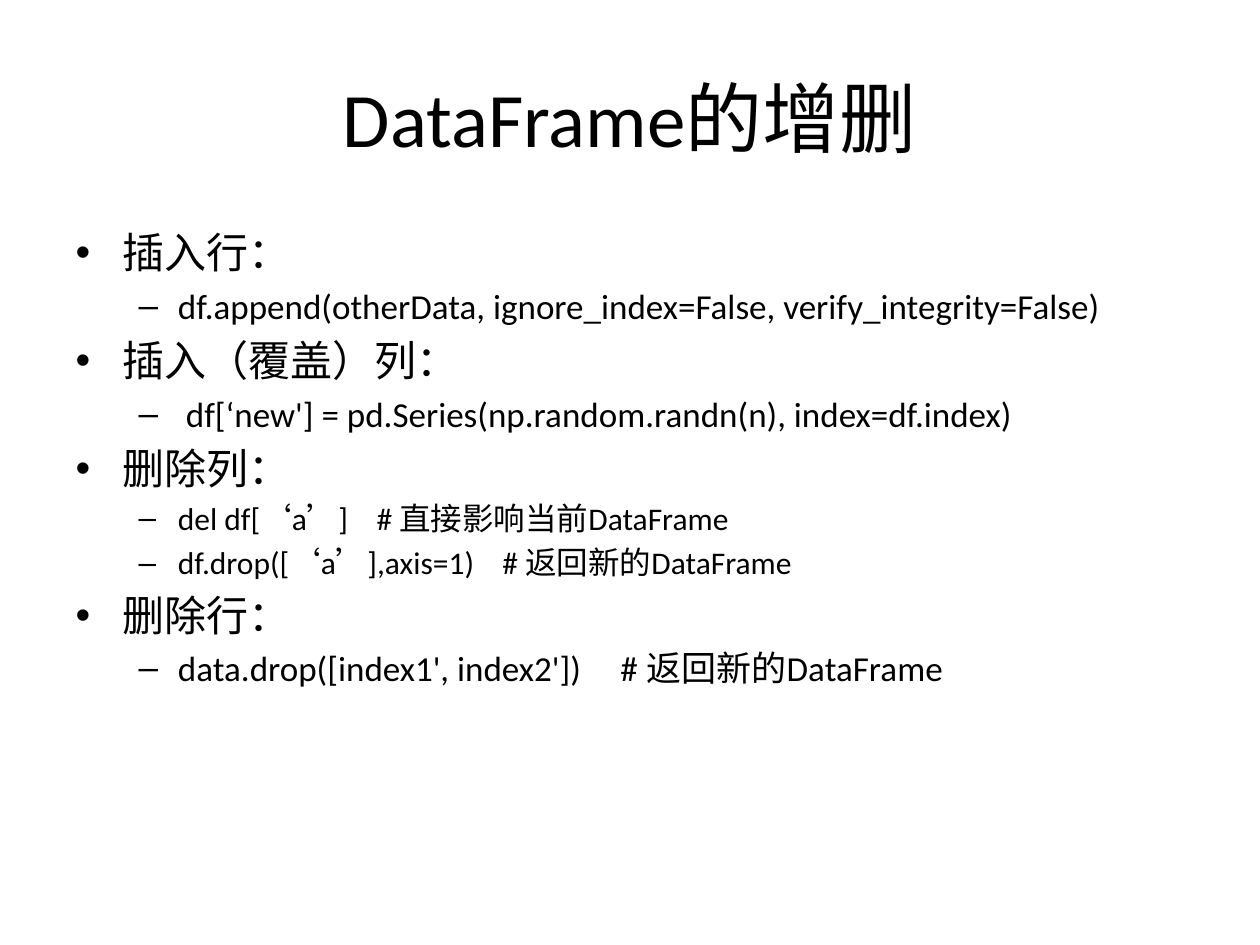
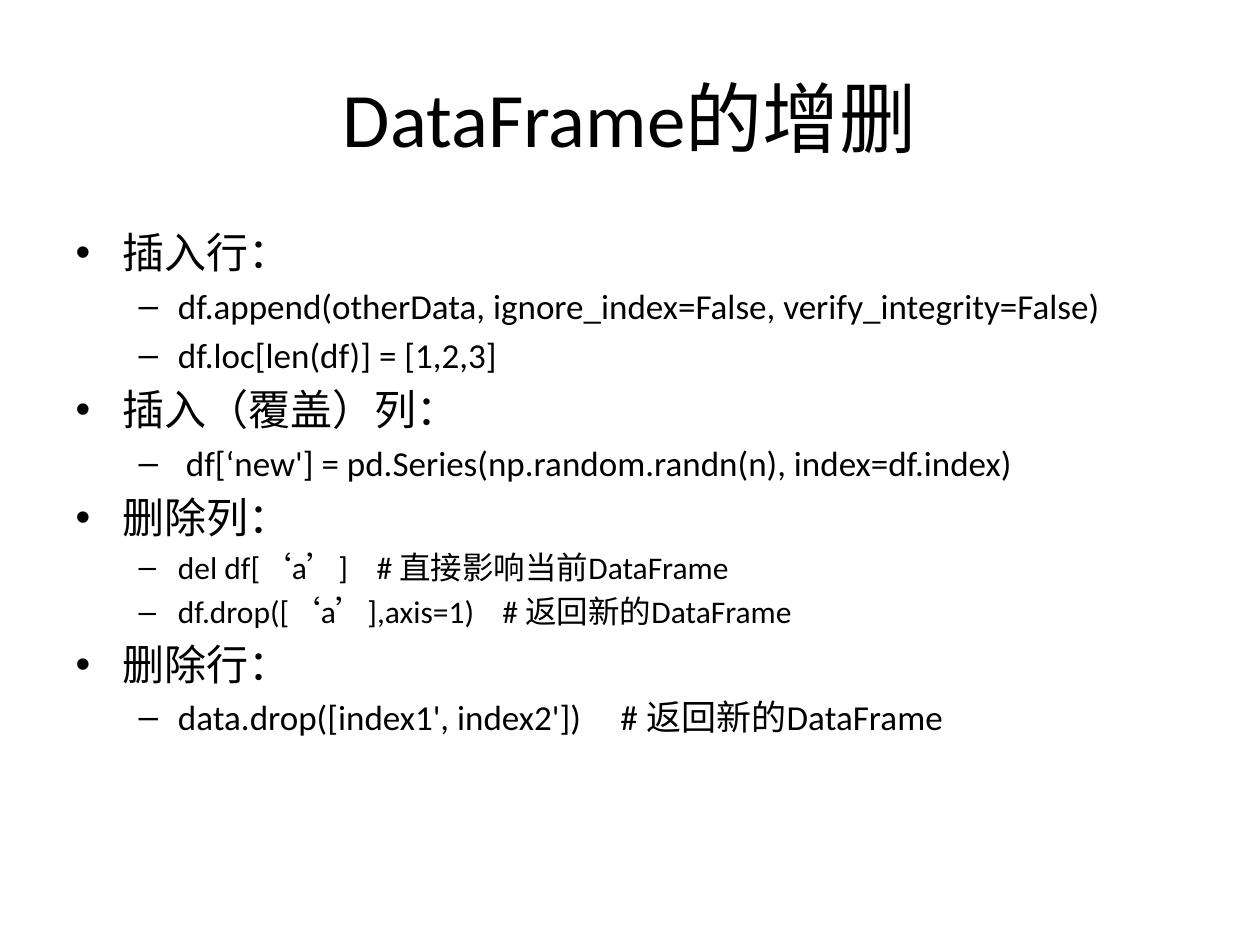
Before and after one commit to SleepySoft/SleepyMemo, a slide deck: slide 14 of Pandas_Cheat_Sheet.pptx. Drawn at 1260x945 pixels with LibreOffice and Linux fonts; fonts in the diff are those of the drawing. Boxes give left, top, right and bottom in pixels: in the first picture for what was removed or moved away, otherwise in the second. Text is boxed around its words. In the diff, an @@ line names an element or a change of style, - is before the commit and + after.

Commit message:
Little update.

```diff
--- a/Pandas_Cheat_Sheet.pptx
+++ b/Pandas_Cheat_Sheet.pptx
@@ text at bbox=[178, 342, 496, 373]: paragraph added @@
+  – df.loc[len(df)] = [1,2,3]
```
